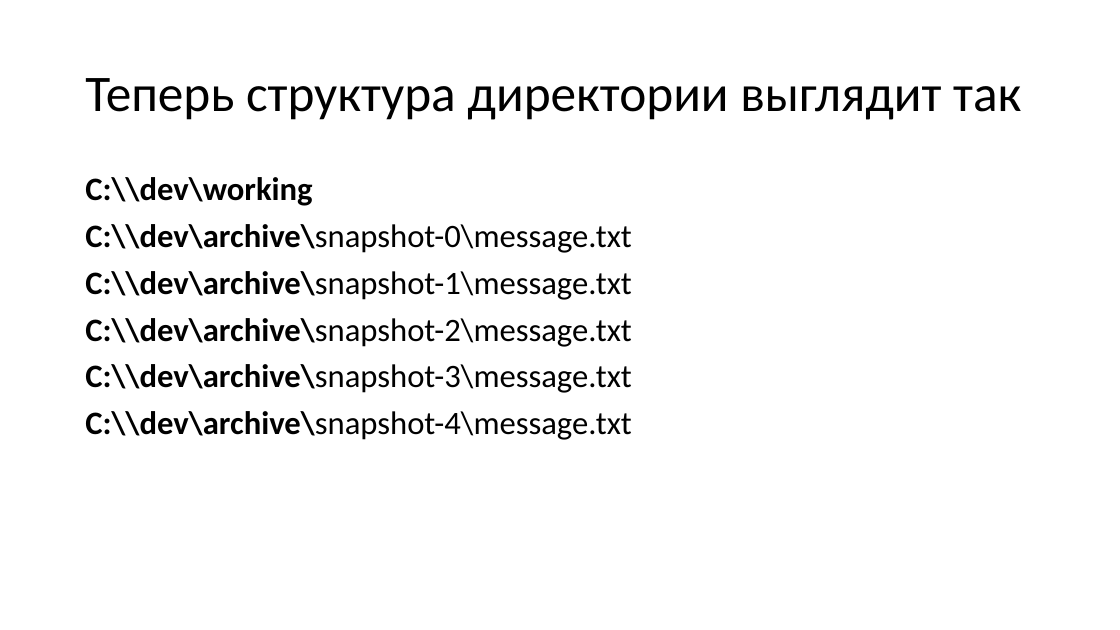
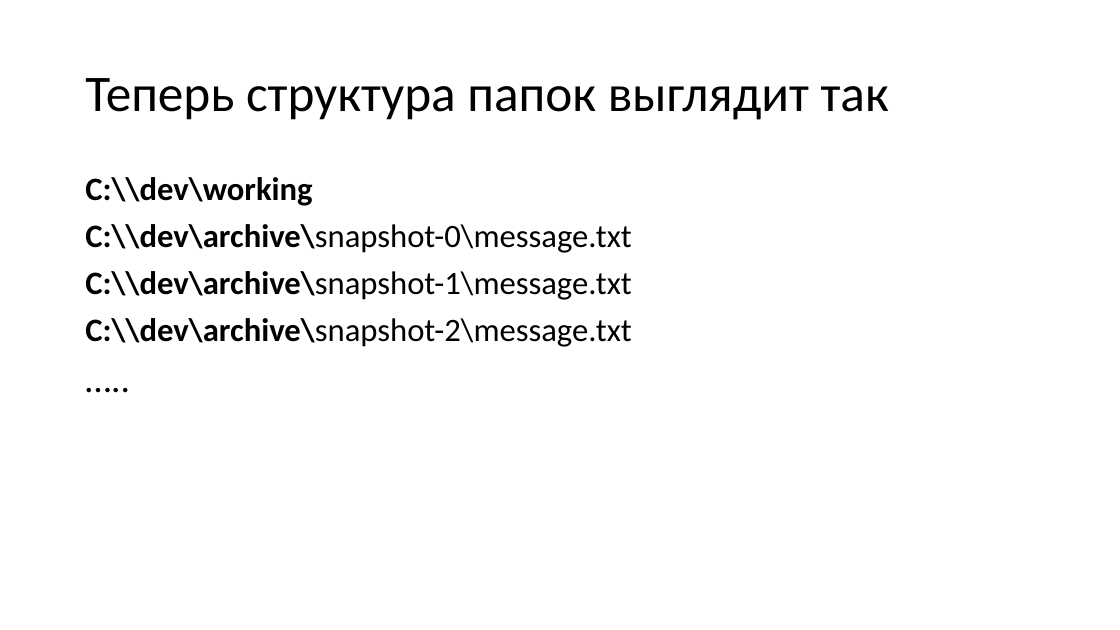
Before and after one commit to dzmitry-varabei/front-end-course, a slide deck: slide 15 of git-commit-code-review/Presentation1.pptx. Drawn at 1120x630 pixels with LibreOffice and Linux fonts; fonts in the diff are those of the drawing. Boxes give left, top, right and bottom in pixels: in the first picture for what was removed or moved away, otherwise in the second. Text is boxed around its words. In the diff, an @@ line names an element or a change of style, - is before the commit and + after.

```diff
--- a/git-commit-code-review/Presentation1.pptx
+++ b/git-commit-code-review/Presentation1.pptx
@@ title at (85,78,889,120): text changed @@
-Теперь структура директории выглядит так
+Теперь структура папок выглядит так
@@ text at (85,364,631,440): text changed; size 28 to 32 pt @@
-С:\\dev\archive\snapshot-3\message.txt
-С:\\dev\archive\snapshot-4\message.txt
+…..
```
Also in this commit, not shown: 9 other slides changed, 6 slides added, 1 slide removed.
